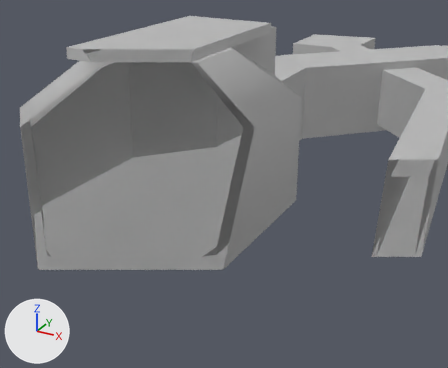
What one commit did to the Blender file Blender Game/Interior Game.blend.
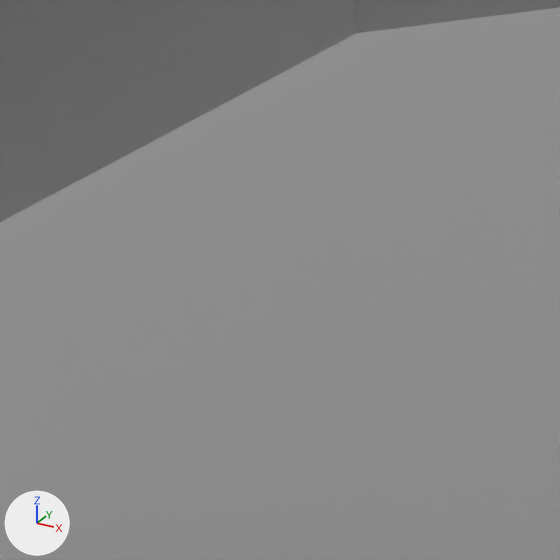
Each version appears first from a 50 mm lens placed at (7.0, -64.0, 38.3), pointed at (-30.5, 4.3, 4.2), and next in a close-up on the part from 13% to 39% of the width and 41% to 73% of the height. The axes (+X, +Y, +Z) are drawn at lower left. The lights are the same throughout. Everything nearer to the camera than a plane just in front of the edit is cut away.

The first close-up shows 'Interior Level'.
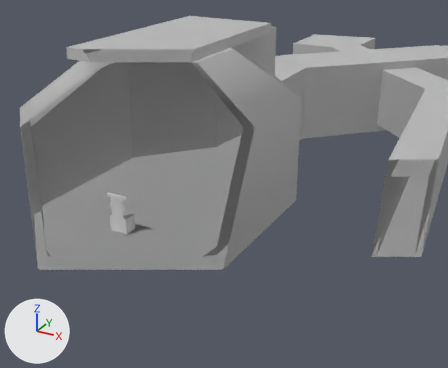
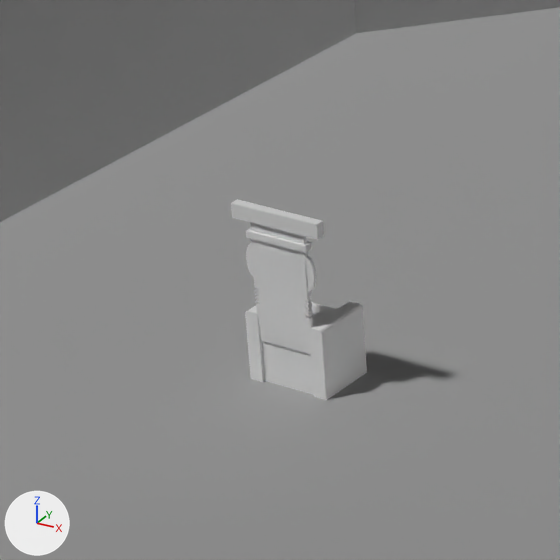
Diff of the bpy script that builds the scene:
```diff
--- a/Blender Game/Interior Game.blend.py
+++ b/Blender Game/Interior Game.blend.py
@@ mat_anisotropic1 @@
+mat_anisotropic1 = diffuse_material('anisotropic1')
+mat_anisotropic1.base_color = (1.0, 1.0, 1.0)  # white #ffffff
@@ me_untitled_006 @@
+me_untitled_006.from_pydata(...)  # 328 vertices, 288 faces; spans x -2.75..2.75, y 0.17..10.49, z -0.27..3.43
+me_untitled_006.materials.append(mat_anisotropic1)  # its picture is missing
@@ ob_pcylinder6 @@
+ob_pcylinder6 = bpy.data.objects.new('pCylinder6', me_untitled_006)
+ob_pcylinder6.location = (-42.09, -4.58, -2.14)
+ob_pcylinder6.rotation_euler = (1.571, 0.0, 3.142)  # degrees (90, 0, 180)
+ob_pcylinder6.scale = (0.544, 0.544, 0.544)
```

Changed parts and their boxes [x1, y1, x2, y2] in the close-ups (560 x 560 px):
'pCylinder6', added: after [231, 199, 367, 400]
